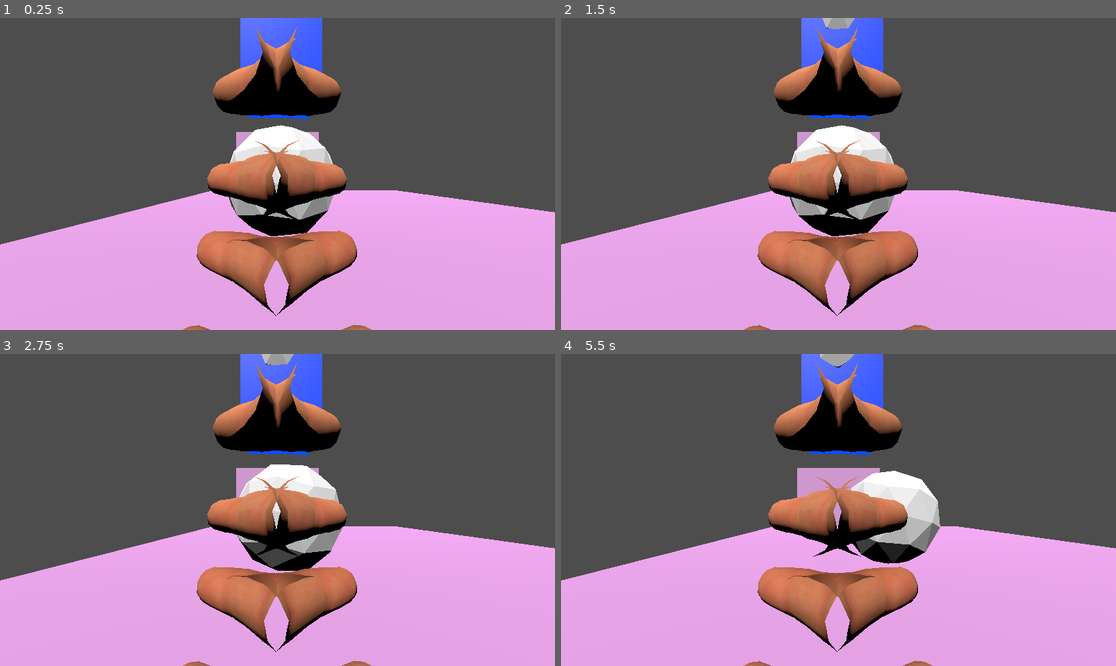
Above: before the commit, frames 1-4 (two rows, left to right).
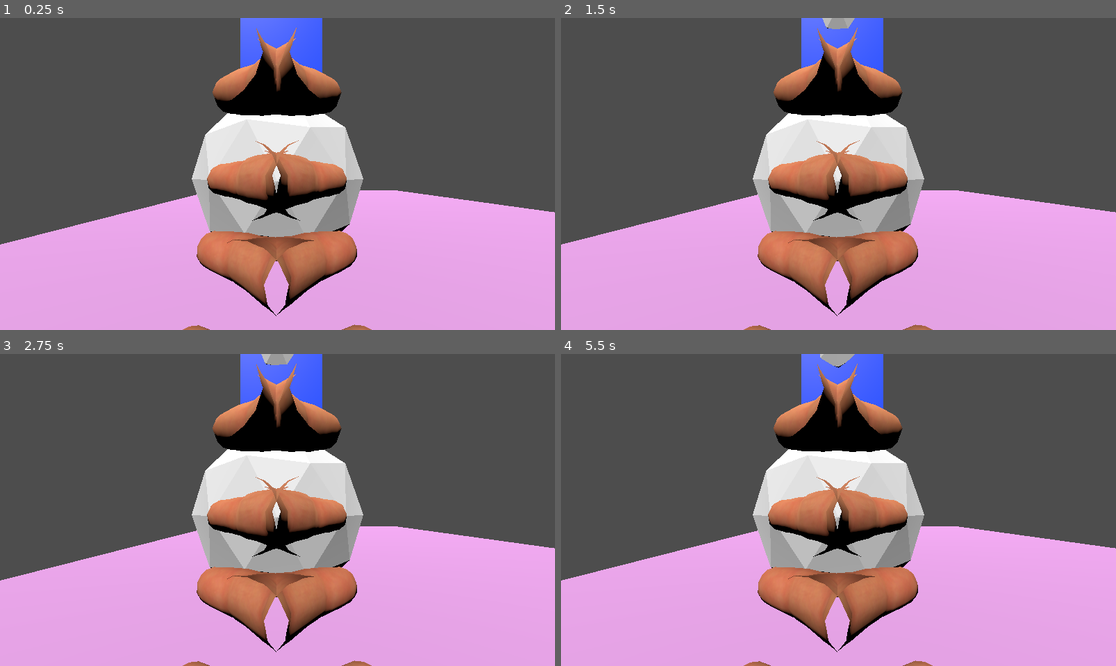
Above: after the commit, the same moments.

Repository: exe4que/GGJ2026
Game: Godot game, scene res://main_level.tscn
The game is run twice, just before and just after one commit, with the same random seed, the same clock (stepped at 60 frames per second) and the same inputs.
Inputs (mouse positions are in pixels of both pictures, inside the frame that each line leads up to):
- Up to frame 1 (0.25 s): no input
- Up to frame 2 (1.5 s): tap Enter (ui_accept) at 0.5, 0.77, 1.07, 1.25 s; move the mouse to (960, 158) at 0.52 s; hold Right (ui_right) 0.53-1.25 s; tap K (change_to_blue) at 0.6 s; click (960, 158) at 0.67 s; drag from (727, 189) to (810, 236) at 1.27 s
- Up to frame 3 (2.75 s): move the mouse to (333, 441) at 2.02 s; hold Right (ui_right) from 2.03 s (still down); tap K (change_to_blue) at 2.1 s
- Up to frame 4 (5.5 s): release Right (ui_right) at 2.75 s; drag from (810, 572) to (672, 463) at 2.77 s; move the mouse to (1005, 556) at 3.52 s; hold Left (ui_left) 3.53-4.25 s; tap K (change_to_blue) at 3.6, 5.1 s; tap Enter (ui_accept) at 3.77, 4.07 s; drag from (672, 463) to (755, 432) at 4.27 s; move the mouse to (866, 510) at 5.02 s; hold Down (ui_down) from 5.03 s (still down); click (866, 510) at 5.17 s

The runs differ from the first frame. In frame 1, 5.7% of the frame differs, in the area x 34-66%, y 30-78%; in frame 2, 5.7%; in frame 3, 5.8%; in frame 4, 7.1%, in the area x 34-69%, y 30-78%.

Commit message:
Added pickable object

Diff:
--- a/main_level.tscn
+++ b/main_level.tscn
@@ -8,6 +8,7 @@
 [ext_resource type="Script" uid="uid://cuxsxhaqy20d5" path="res://scene_object.gd" id="4_eqmdw"]
 [ext_resource type="PackedScene" uid="uid://c8ui1kjhmlb5j" path="res://sphere.glb" id="5_5ymk8"]
 [ext_resource type="PackedScene" uid="uid://3ga7kxaungjx" path="res://xr_test.tscn" id="7_ctebd"]
+[ext_resource type="PackedScene" uid="uid://c8l60rnugru40" path="res://addons/godot-xr-tools/objects/pickable.tscn" id="9_uhmka"]
 
 [sub_resource type="BoxShape3D" id="BoxShape3D_5ymk8"]
 size = Vector3(1.8825684, 1.9137878, 2.2144775)
@@ -79,15 +80,14 @@
 
 [node name="sphere" parent="RigidBody3D" unique_id=1580735138 instance=ExtResource("5_5ymk8")]
 
-[node name="RigidBody3D2" type="RigidBody3D" parent="." unique_id=1527644074]
-transform = Transform3D(1, 0, 0, 0, 1, 0, 0, 0, 1, 0, 0.0815984, -0.48856747)
-can_sleep = false
+[node name="Node3D" parent="." unique_id=1403402645 instance=ExtResource("7_ctebd")]
+transform = Transform3D(1, 0, 0, 0, 1, 0, 0, 0, 1, 0, -0.011478603, -0.056646377)
 
-[node name="CollisionShape3D" type="CollisionShape3D" parent="RigidBody3D2" unique_id=1390894860]
+[node name="PickableObject" parent="." unique_id=233106781 instance=ExtResource("9_uhmka")]
+transform = Transform3D(1, 0, 0, 0, 1, 0, 0, 0, 1, 0, 0, -0.3501802)
+
+[node name="CollisionShape3D2" type="CollisionShape3D" parent="PickableObject" unique_id=1430354308]
 shape = SubResource("SphereShape3D_4mnpp")
 
-[node name="sphere" parent="RigidBody3D2" unique_id=388864026 instance=ExtResource("5_5ymk8")]
-transform = Transform3D(0.1198078, 0, 0, 0, 0.1198078, 0, 0, 0, 0.1198078, 0.0069646835, -0.008226156, -0.0081419945)
-
-[node name="Node3D" parent="." unique_id=1403402645 instance=ExtResource("7_ctebd")]
-transform = Transform3D(1, 0, 0, 0, 1, 0, 0, 0, 1, 0, -0.011478603, -0.056646377)
+[node name="sphere2" parent="PickableObject" unique_id=630262026 instance=ExtResource("5_5ymk8")]
+transform = Transform3D(0.114654124, 0, 0, 0, 0.114654124, 0, 0, 0, 0.114654124, 0, 0, 0)
